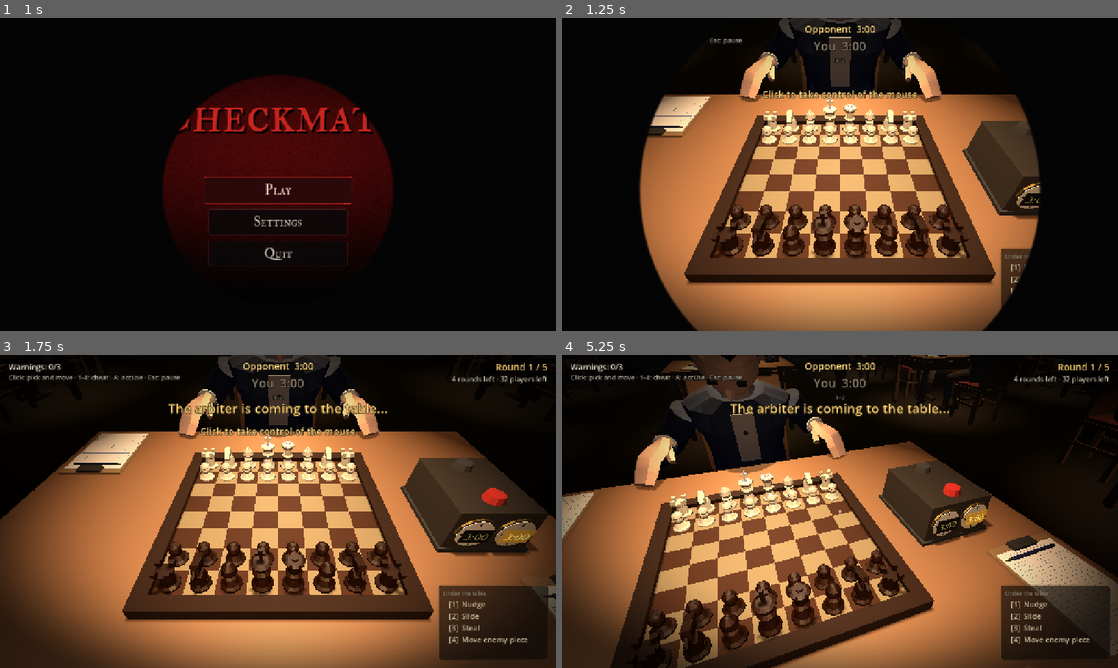
Above: before the commit, frames 1-4 (two rows, left to right).
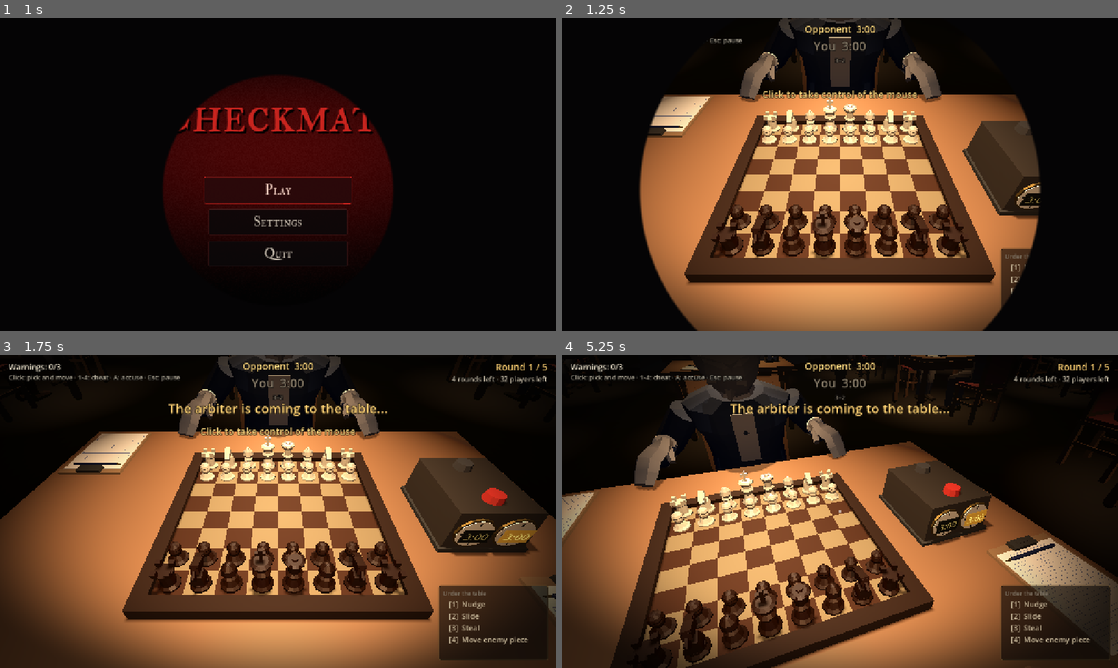
Above: after the commit, the same moments.

Repository: alan-pv/GJ-Horror
Game: Godot game, scene res://src/ui/main_menu.tscn
The game is run twice, just before and just after one commit, with the same random seed, the same clock (stepped at 60 frames per second) and the same inputs. Sound files missing from this copy of the repository are replaced by a short silence.
Inputs (mouse positions are in pixels of both pictures, inside the frame that each line leads up to):
- Up to frame 1 (1 s): click "Play" at 0.5 s
- Up to frame 2 (1.25 s): no input
- Up to frame 3 (1.75 s): tap Enter at 1.25 s; move the mouse to (400, 495) at 1.27 s; hold A (accuse) from 1.28 s (still down); click (400, 495) at 1.42 s
- Up to frame 4 (5.25 s): release A (accuse) at 2 s; tap Enter at 2 s; drag from (728, 527) to (812, 574) at 2.02 s; move the mouse to (851, 505) at 2.77 s; hold A (accuse) 2.78-3.53 s; click (851, 505) at 2.92 s; move the mouse to (834, 517) at 3.52 s; tap A (accuse) at 3.6, 5.1 s; click (834, 517) at 3.67 s; move the mouse to (878, 514) at 4.27 s; hold A (accuse) 4.28-5.03 s; click (878, 514) at 4.42 s; move the mouse to (795, 508) at 5.02 s; click (795, 508) at 5.17 s

Frame 1 is identical in both runs. In frame 2, 1.0% of the frame differs, in the area x 31-69%, y 12-27%; in frame 3, 0.9%; in frame 4, 2.2%, in the area x 13-75%, y 0-43%.

Commit message:
Bots como maniquíes grises y transiciones de animación suaves
- CharacterFigure.bot_look: piel, ojos y cabello gris mate, sin rasgos; solo la ropa tiene color
- Lo usan el rival, las mesas de fondo y las figuras temporales del árbitro
- play_once mezcla 0,5 s y ya no salta desde una pose sostenida
- Mesas de fondo y rival no cambian de pose a mitad de una mezcla; mezclas más largas

Diff:
--- a/src/client/arbiter.gd
+++ b/src/client/arbiter.gd
@@ -345,7 +345,7 @@
 		return _temp_figures[k]
 	var f := CharacterFigure.new()
 	root.add_child(f)
-	f.setup(CharacterFigure.random_look(_rng))
+	f.setup(CharacterFigure.bot_look(_rng))
 	var sgn := ArbiterRoutes.seat_sign(table, seat, root.human_color)
 	f.global_position = ArbiterRoutes.seat_position(table, seat, root.human_color)
 	f.rotation.y = PI if sgn > 0.0 else 0.0
--- a/src/client/character/character_figure.gd
+++ b/src/client/character/character_figure.gd
@@ -29,6 +29,9 @@
 ## antebrazo cruzando el borde, z=0,35, a y>=0,77). Un polo más bajo (p. ej. y=0,5) deja
 ## el codo a 0,63-0,67 y el antebrazo atraviesa el canto de la mesa.
 const POLE_RIGHT := Vector3(-0.80, 1.05, -0.20)
+
+## Gris mate de la piel de los bots (se lee bajo la lámpara cálida y en la penumbra).
+const BOT_SKIN := Color(0.46, 0.46, 0.47)
 
 # lado ("L"/"R") -> { ik: TwoBoneIK3D, target: Marker3D, pole: Marker3D }
 var _arms: Dictionary = {}
@@ -73,6 +76,20 @@
 		"hair": hairs[rng.randi() % hairs.size()],
 		"hair_style": styles[rng.randi() % styles.size()],
 	}
+
+
+## Aspecto de un bot: maniquí gris sin rasgos. Conserva la ropa de `base` (si viene vacío,
+## la saca de `random_look(rng)`); la piel, el cabello y los ojos son del mismo gris mate y el
+## peinado es "bald". Los ojos son una caja con material `Eyes` dentro de la malla del cuerpo,
+## así que se pintan del color de la piel; la nariz y las orejas son geometría de `Skin` y
+## quedan como relieve sutil. El cuerpo del humano y el árbitro NO usan esto.
+static func bot_look(rng: RandomNumberGenerator, base: Dictionary = {}) -> Dictionary:
+	var look: Dictionary = base.duplicate() if not base.is_empty() else random_look(rng)
+	look["skin"] = BOT_SKIN
+	look["hair"] = BOT_SKIN
+	look["eyes"] = BOT_SKIN
+	look["hair_style"] = "bald"
+	return look
 
 
 # --- Brazos con IK ------------------------------------------------------------------
--- a/src/client/character/figure_base.gd
+++ b/src/client/character/figure_base.gd
@@ -22,7 +22,7 @@
 ## Hueso -> nombre del material que lleva `setup`.
 const LOOK_MATERIALS := {
 	"skin": "Skin", "shirt": "Shirt", "jacket": "Jacket",
-	"pants": "Pants", "shoes": "Shoes", "hair": "Hair",
+	"pants": "Pants", "shoes": "Shoes", "hair": "Hair", "eyes": "Eyes",
 }
 ## Posición aproximada entre los ojos / centro de la cabeza respecto al origen del hueso
 ## Head en reposo, en ejes del esqueleto (el modelo mira a +Z).
@@ -36,6 +36,8 @@
 var _current: StringName = &""
 var _finished: bool = false
 var _has_pose: bool = false
+## Instante (ms) en que termina la mezcla de la última `play`.
+var _blend_end_ms: int = 0
 var _look_target := Vector2.ZERO  # x = yaw, y = pitch
 var _look_now := Vector2.ZERO
 var _attachments: Dictionary = {}
@@ -96,7 +98,7 @@
 # --- Aspecto ----------------------------------------------------------------------
 
 ## Aplica un aspecto. Claves opcionales: `skin`, `shirt`, `jacket`, `pants`, `shoes`,
-## `hair` (Color) y `hair_style` ("short", "long", "bald"). Los materiales son propios de
+## `hair`, `eyes` (Color) y `hair_style` ("short", "long", "bald"). Los materiales son propios de
 ## esta instancia: no tiñe a las demás.
 func setup(look: Dictionary) -> void:
 	for key in LOOK_MATERIALS:
@@ -169,19 +171,26 @@
 	_finished = false
 	var pose_held := not _player.is_playing() and _has_pose
 	if pose_held and blend > 0.0:
-		# La animación anterior terminó y su pose sigue sostenida: se mezcla desde ella.
-		_player.play_with_capture(anim, blend)
+		# La animación anterior terminó y su pose sigue sostenida: se vuelve a poner en pausa en
+		# su último fotograma y se mezcla desde ella (`play_with_capture` salta de golpe).
+		var held := _player.assigned_animation
+		if held != &"" and _player.has_animation(held):
+			_player.play(held, 0.0, 0.0)
+			_player.seek(_player.get_animation(held).length, true)
+			_player.pause()
+		_player.play(anim, blend)
 	else:
 		_player.play(anim, blend if _has_pose else 0.0)
 	_player.speed_scale = speed
 	_has_pose = true
+	_blend_end_ms = Time.get_ticks_msec() + int(blend * 1000.0 / maxf(speed, 0.05))
 	_state_changed.emit()
 
 
 ## Reproduce `anim` una vez y espera a que termine (corrutina: `await fig.play_once(...)`).
 ## La pose final queda sostenida (no vuelve a idle). Si otra animación la interrumpe,
 ## la espera termina igual. Las animaciones cíclicas no terminan: se rechazan.
-func play_once(anim: StringName, blend: float = 0.2) -> void:
+func play_once(anim: StringName, blend: float = 0.5) -> void:
 	if not _player.has_animation(anim):
 		push_warning("%s: no existe la animación '%s'" % [get_class(), anim])
 		return
@@ -192,6 +201,11 @@
 	play(anim, blend, 1.0)
 	while _current == anim and not _finished:
 		await _state_changed
+
+
+## True mientras dura la mezcla de la última `play` (para no apilar un cambio de pose sobre otro).
+func is_blending() -> bool:
+	return Time.get_ticks_msec() < _blend_end_ms
 
 
 ## Animación actual (la última pedida; sigue siendo la actual con la pose sostenida
--- a/src/client/condemned.gd
+++ b/src/client/condemned.gd
@@ -66,17 +66,17 @@
 	_loop = _make_player(VOICE_SEATED, -9.0 if rich else -15.0)
 	match mode:
 		Mode.BEG:
-			figure.play(&"sit_beg", 0.4, _rng.randf_range(0.9, 1.15))
+			figure.play(&"sit_beg", 0.7, _rng.randf_range(0.9, 1.15))
 			_set_loop("sob_loop")
 		Mode.CRY, Mode.SOB:
-			figure.play(&"sit_cry", 0.4, _rng.randf_range(0.9, 1.1))
+			figure.play(&"sit_cry", 0.7, _rng.randf_range(0.9, 1.1))
 			_set_loop("sob_loop")
 		Mode.FROZEN:
-			figure.play(&"sit_frozen", 0.5)
+			figure.play(&"sit_frozen", 0.8)
 			_set_loop("panic_breath_loop")
 		Mode.FLEE:
 			# Antes de huir tiembla en la silla.
-			figure.play(&"sit_nervous", 0.4, 1.4)
+			figure.play(&"sit_nervous", 0.6, 1.4)
 			_set_loop("panic_breath_loop")
 	_next_whimper = _rng.randf_range(0.5, 2.5)
 
@@ -131,7 +131,7 @@
 	scrape.pitch_scale = _rng.randf_range(0.95, 1.05)
 	scrape.play()
 	figure.set_look(0.0, 0.0)
-	await figure.play_once(&"stand_flee", 0.15)
+	await figure.play_once(&"stand_flee", 0.35)
 	if dead or not is_inside_tree():
 		return
 	standing = true
--- a/src/client/opponent_avatar.gd
+++ b/src/client/opponent_avatar.gd
@@ -15,8 +15,8 @@
 ## Animaciones de reposo y rango (s) entre cambios.
 const IDLE_ANIMS: Array[StringName] = [&"sit_idle", &"sit_think", &"sit_nervous"]
 const IDLE_CHANGE := Vector2(5.0, 12.0)
-## Altura de los ojos de las siluetas de primitivas (`build_figure`).
-const EYE_HEIGHT := 1.13
+## Mezcla (s) entre poses de reposo: lenta, para que no se note el cambio.
+const IDLE_BLEND := 0.8
 
 var figure: SeatedFigure
 ## Marcador pegado al hueso de la cabeza (posición de la cabeza para efectos y sonidos).
@@ -42,7 +42,8 @@
 	return global_transform * EYE_LOCAL
 
 
-## Crea la figura y el brazo. `look` es el aspecto (ver `CharacterFigure.random_look`).
+## Crea la figura y el brazo. `look` es el aspecto (ver `CharacterFigure.random_look`); el rival es
+## un bot, así que conserva solo su ropa: piel gris y sin rasgos (`CharacterFigure.bot_look`).
 ## `arm_side`: `&"L"` = brazo izquierdo de la figura (el del lado del reloj).
 func build(look: Dictionary, arm_side: StringName = &"L") -> void:
 	name = "Rival"
@@ -50,7 +51,7 @@
 	figure = SeatedFigure.new()
 	figure.name = "Figura"
 	add_child(figure)
-	figure.setup(look)
+	figure.setup(CharacterFigure.bot_look(_rng, look))
 	figure.play(&"sit_idle", 0.0)
 	head = Marker3D.new()
 	head.name = "Cabeza"
@@ -99,8 +100,11 @@
 func _next_idle() -> void:
 	if (_event_tween != null and _event_tween.is_valid()):
 		return
+	if figure.is_blending():
+		_idle_timer = 0.5  # no apilar un cambio de pose sobre otra mezcla en curso
+		return
 	var options := IDLE_ANIMS.filter(func(a: StringName) -> bool: return a != figure.current())
-	figure.play(options[_rng.randi() % options.size()], 0.6)
+	figure.play(options[_rng.randi() % options.size()], IDLE_BLEND)
 
 
 ## Tos: dos espasmos, cabeza y torso se doblan hacia adelante.
@@ -140,129 +144,3 @@
 	_head_kick = 0.0
 	_body_kick = 0.0
 	_apply_head()
-
-
-## Figura sentada reutilizable (también para las mesas decorativas).
-## Mira hacia -Z local. Devuelve {root, head}.
-static func build_figure(skin: Color, cloth: Color, detailed: bool, static_arms: bool = false) -> Dictionary:
-	var root := Node3D.new()
-	var cloth_mat := StandardMaterial3D.new()
-	cloth_mat.albedo_color = cloth
-	cloth_mat.roughness = 0.9
-	var skin_mat := StandardMaterial3D.new()
-	skin_mat.albedo_color = skin
-	skin_mat.roughness = 0.7
-
-	var torso := MeshInstance3D.new()
-	var tm := CapsuleMesh.new()
-	tm.radius = 0.19
-	tm.height = 0.74
-	tm.radial_segments = 14
-	tm.rings = 4
-	torso.mesh = tm
-	torso.material_override = cloth_mat
-	torso.position = Vector3(0.0, 0.70, 0.13)
-	root.add_child(torso)
-
-	# Muslos hacia adelante (casi ocultos bajo la mesa).
-	for s in [-1.0, 1.0]:
-		var thigh := MeshInstance3D.new()
-		var cm := CapsuleMesh.new()
-		cm.radius = 0.08
-		cm.height = 0.5
-		thigh.mesh = cm
-		thigh.material_override = cloth_mat
-		thigh.rotation.x = deg_to_rad(90.0)
-		thigh.position = Vector3(s * 0.11, 0.50, -0.12)
-		root.add_child(thigh)
-
-	var head := Node3D.new()
-	head.name = "Cabeza"
-	head.position = Vector3(0.0, EYE_HEIGHT - 0.01, -0.03)
-	root.add_child(head)
-	var skull := MeshInstance3D.new()
-	var sm := SphereMesh.new()
-	sm.radius = 0.105
-	sm.height = 0.23
-	sm.radial_segments = 20
-	sm.rings = 10
-	skull.mesh = sm
-	skull.material_override = skin_mat
-	head.add_child(skull)
-
-	if detailed:
-		var white := StandardMaterial3D.new()
-		white.albedo_color = Color(0.92, 0.92, 0.88)
-		white.roughness = 0.4
-		var black := StandardMaterial3D.new()
-		black.albedo_color = Color(0.02, 0.02, 0.02)
-		var hair := StandardMaterial3D.new()
-		hair.albedo_color = Color(0.05, 0.035, 0.03)
-		hair.roughness = 0.9
-		for s in [-1.0, 1.0]:
-			var eye := MeshInstance3D.new()
-			var em := SphereMesh.new()
-			em.radius = 0.019
-			em.height = 0.038
-			eye.mesh = em
-			eye.material_override = white
-			eye.position = Vector3(s * 0.043, 0.022, -0.087)
-			head.add_child(eye)
-			var pupil := MeshInstance3D.new()
-			var pm := SphereMesh.new()
-			pm.radius = 0.0095
-			pm.height = 0.019
-			pupil.mesh = pm
-			pupil.material_override = black
-			pupil.position = Vector3(s * 0.043, 0.022, -0.104)
-			head.add_child(pupil)
-			var brow := MeshInstance3D.new()
-			var bm := BoxMesh.new()
-			bm.size = Vector3(0.04, 0.008, 0.01)
-			brow.mesh = bm
-			brow.material_override = hair
-			brow.position = Vector3(s * 0.043, 0.052, -0.093)
-			brow.rotation.z = s * deg_to_rad(8.0)
-			head.add_child(brow)
-		var nose := MeshInstance3D.new()
-		var nm := CylinderMesh.new()
-		nm.top_radius = 0.0
-		nm.bottom_radius = 0.02
-		nm.height = 0.055
-		nose.mesh = nm
-		nose.material_override = skin_mat
-		nose.rotation.x = deg_to_rad(-90.0)
-		nose.position = Vector3(0.0, -0.008, -0.118)
-		head.add_child(nose)
-		var cap := MeshInstance3D.new()
-		var cpm := SphereMesh.new()
-		cpm.radius = 0.108
-		cpm.height = 0.216
-		cap.mesh = cpm
-		cap.material_override = hair
-		cap.scale = Vector3(1.0, 0.7, 1.0)
-		cap.position = Vector3(0.0, 0.035, 0.018)
-		head.add_child(cap)
-	else:
-		# Silueta: solo una nariz mínima para intuir hacia dónde mira.
-		var nose2 := MeshInstance3D.new()
-		var nm2 := SphereMesh.new()
-		nm2.radius = 0.016
-		nm2.height = 0.032
-		nose2.mesh = nm2
-		nose2.material_override = skin_mat
-		nose2.position = Vector3(0.0, -0.01, -0.105)
-		head.add_child(nose2)
-
-	if static_arms:
-		for s in [-1.0, 1.0]:
-			var arm := MeshInstance3D.new()
-			var am := CapsuleMesh.new()
-			am.radius = 0.04
-			am.height = 0.55
-			arm.mesh = am
-			arm.material_override = cloth_mat
-			arm.rotation.x = deg_to_rad(75.0)
-			arm.position = Vector3(s * 0.22, 0.86, -0.12)
-			root.add_child(arm)
-	return {"root": root, "head": head}
--- a/src/world/background_table.gd
+++ b/src/world/background_table.gd
@@ -28,6 +28,12 @@
 ## Retardo entre la jugada del servidor y el cambio visible en el tablero (mitad del gesto).
 const BOARD_DELAY := 0.9
 const BOARD_PITCH := -0.5
+## Mezclas (s) entre poses: las ambientales y el paso a la jugada son lentas porque las poses
+## (recostado pensando / erguido moviendo) son muy distintas.
+const AMBIENT_BLEND := 0.8
+const MOVE_BLEND := 0.7
+const PRESS_BLEND := 0.4
+const WRITE_BLEND := 0.6
 
 const POSES_TURN := {&"sit_think": 6.0, &"sit_idle": 2.0}
 const POSES_WAIT := {&"sit_idle": 5.0, &"sit_think": 2.0, &"sit_write": 0.6}
@@ -74,7 +80,7 @@
 		f.name = "Jugador%d" % color
 		f.position = Hall.seat_local(color)
 		f.rotation.y = PI if color == ChessPiece.WHITE else 0.0
-		f.setup(CharacterFigure.random_look(_rng))
+		f.setup(CharacterFigure.bot_look(_rng))
 		add_child(f)
 		f.play(&"sit_idle", 0.0)
 		var ap := f.animation_player()
@@ -204,6 +210,8 @@
 	var s := _seats[color]
 	var f := figures[color]
 	var weights: Dictionary
+	if f.is_blending() and not s.flinch:
+		return  # reintenta en el próximo ciclo (0,1 s): sin cambios de pose sobre otra mezcla
 	var low := bg != null and not bg.server.is_over() and bg.server.clock.remaining[color] < 25.0
 	if s.flinch:
 		s.flinch = false
@@ -229,7 +237,7 @@
 		if roll <= 0.0:
 			chosen = k
 			break
-	f.play(chosen, 0.6)
+	f.play(chosen, AMBIENT_BLEND)
 	if s.pose_t <= 0.0:
 		s.pose_t = _rng.randf_range(3.0, 9.0)
 
@@ -298,16 +306,16 @@
 	s.stage = &"move"
 	s.calm = false
 	f.set_look(_rng.randf_range(-0.1, 0.1), BOARD_PITCH)
-	await f.play_once(&"sit_move_piece")
+	await f.play_once(&"sit_move_piece", MOVE_BLEND)
 	if not _same_job(color, g, &"move"):
 		return
 	s.stage = &"press"
-	await f.play_once(&"sit_press_clock")
+	await f.play_once(&"sit_press_clock", PRESS_BLEND)
 	if not _same_job(color, g, &"press"):
 		return
 	s.stage = &"write"
 	s.until = _clock + _rng.randf_range(1.2, 3.0)
-	f.play(&"sit_write", 0.3)
+	f.play(&"sit_write", WRITE_BLEND)
 
 
 func _same_job(color: int, gen: int, stage: StringName) -> bool:
@@ -328,7 +336,7 @@
 			s.stage = &"relief"
 			s.until = _clock + _rng.randf_range(2.5, 4.0)
 			s.calm = true
-			f.play(&"sit_frozen", 0.8)
+			f.play(&"sit_frozen", 1.0)
 			f.set_look(0.0, BOARD_PITCH)
 			s.look_t = s.until - _clock
 		else:
--- a/src/world/game_root.gd
+++ b/src/world/game_root.gd
@@ -246,7 +246,7 @@
 	# Cada jugador del torneo conserva su aspecto en todas sus partidas.
 	var look_rng := RandomNumberGenerator.new()
 	look_rng.seed = hash("rival%d" % rival_id)
-	var rival_look := CharacterFigure.random_look(look_rng)
+	var rival_look := CharacterFigure.bot_look(look_rng)
 	look_rng.seed = hash("human%d" % manager.human_id)
 	var human_look := CharacterFigure.random_look(look_rng)
 
--- a/tests/test_character_figure.gd
+++ b/tests/test_character_figure.gd
@@ -124,6 +124,21 @@
 	check(seen.size() >= 2, "varía el peinado")
 
 
+func test_bot_look_is_featureless_gray() -> void:
+	var rng := RandomNumberGenerator.new()
+	rng.seed = 3
+	var look := CharacterFigure.bot_look(rng)
+	check(look["skin"] == CharacterFigure.BOT_SKIN, "piel gris")
+	check(look["eyes"] == look["skin"] and look["hair"] == look["skin"], "ojos y cabello del color de la piel")
+	check(look["hair_style"] == "bald", "sin cabello")
+	var f := _spawn(CharacterFigure.new()) as CharacterFigure
+	f.setup(look)
+	for mat in f._materials.get("Eyes", []):
+		check((mat as StandardMaterial3D).albedo_color == CharacterFigure.BOT_SKIN, "ojos pintados de gris")
+	f.play(&"sit_idle", 0.5)
+	check(f.is_blending() or true, "is_blending existe")
+
+
 func test_look_is_clamped_and_moves_head() -> void:
 	var f := _spawn(CharacterFigure.new()) as CharacterFigure
 	f.play(&"sit_idle", 0.0)
Not shown, changed: docs/arquitectura.md
